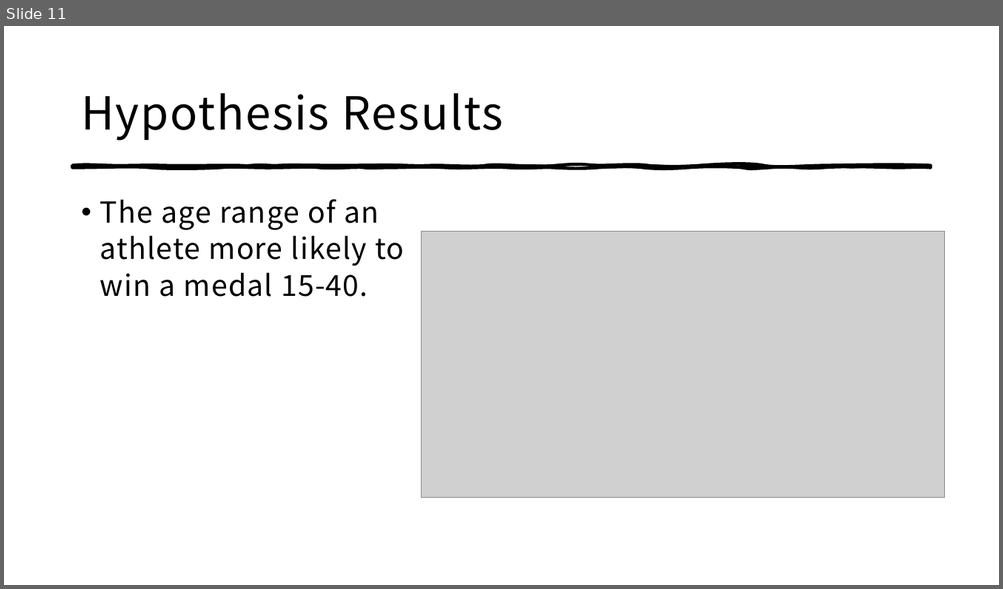
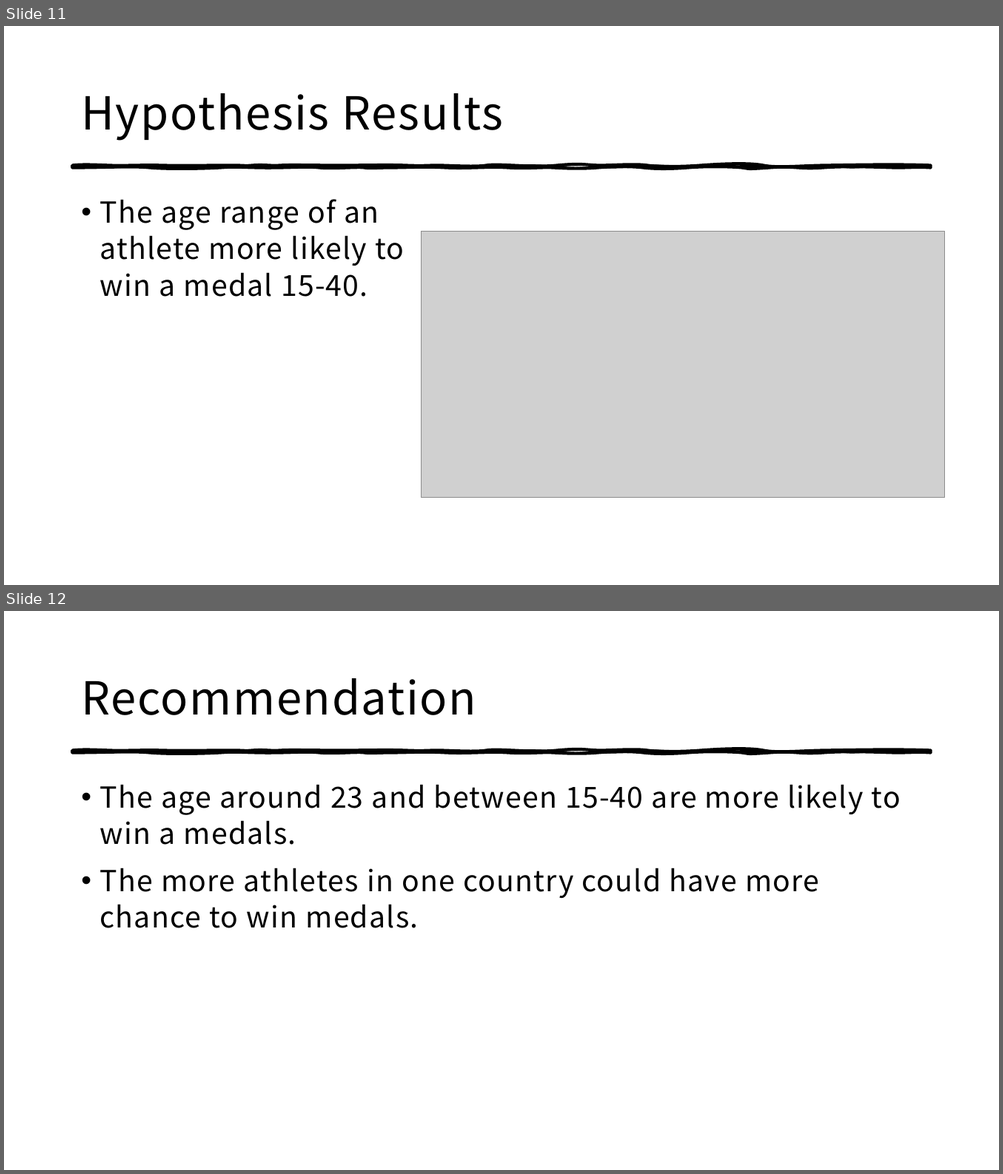
Before and after one commit to stacyxie/SQL, a slide deck: Week4.pptx. Shown one above the other, each under a label of ours: slide 11 before the commit, slides 11 and 12 after it. The pictures are 1003x589 and 1003x1174 pixels, drawn with LibreOffice and Linux fonts; fonts in the diff are those of the drawing; grey boxes stand for pictures. Boxes give left, top, right and bottom in pixels: in the first picture for what was removed or moved away, otherwise in the second. Text is boxed around its words. In the diff, an @@ line names an element or a change of style, - is before the commit and + after.

```diff
--- a/Week4.pptx
+++ b/Week4.pptx
@@ slide 12 added at box(4, 611, 999, 1170), background #FFFFFF; not listed: 1 template element that a slide beside it also shows @@
@@ title added at box(81, 678, 476, 715), 44 pt, text #000000 @@
+Recommendation
@@ text added at box(100, 784, 900, 928), 28 pt, text #000000 @@
+• The age around 23 and between 15-40 are more likely to win a medals.
+• The more athletes in one country could have more chance to win medals.
```
